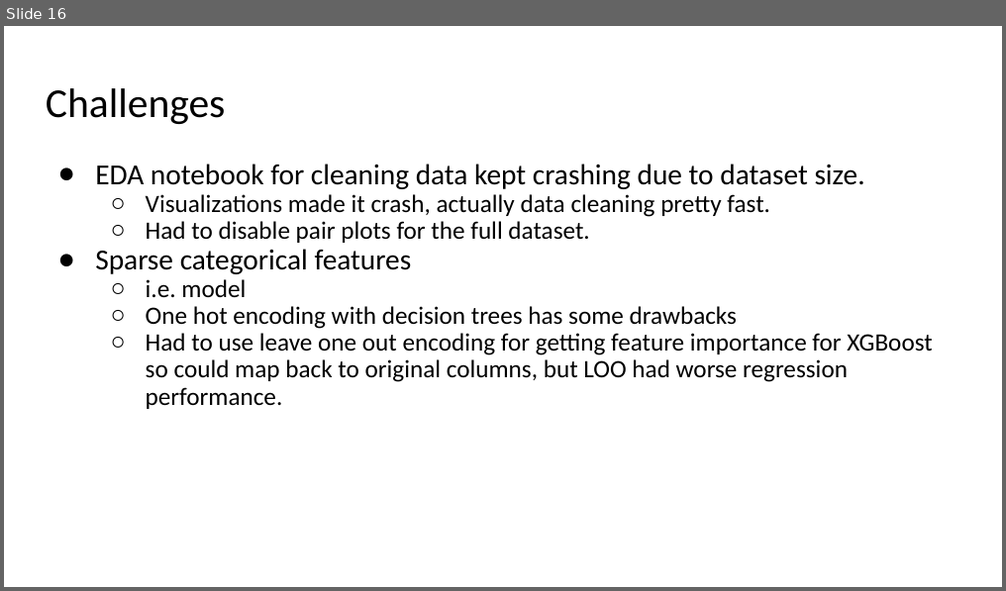
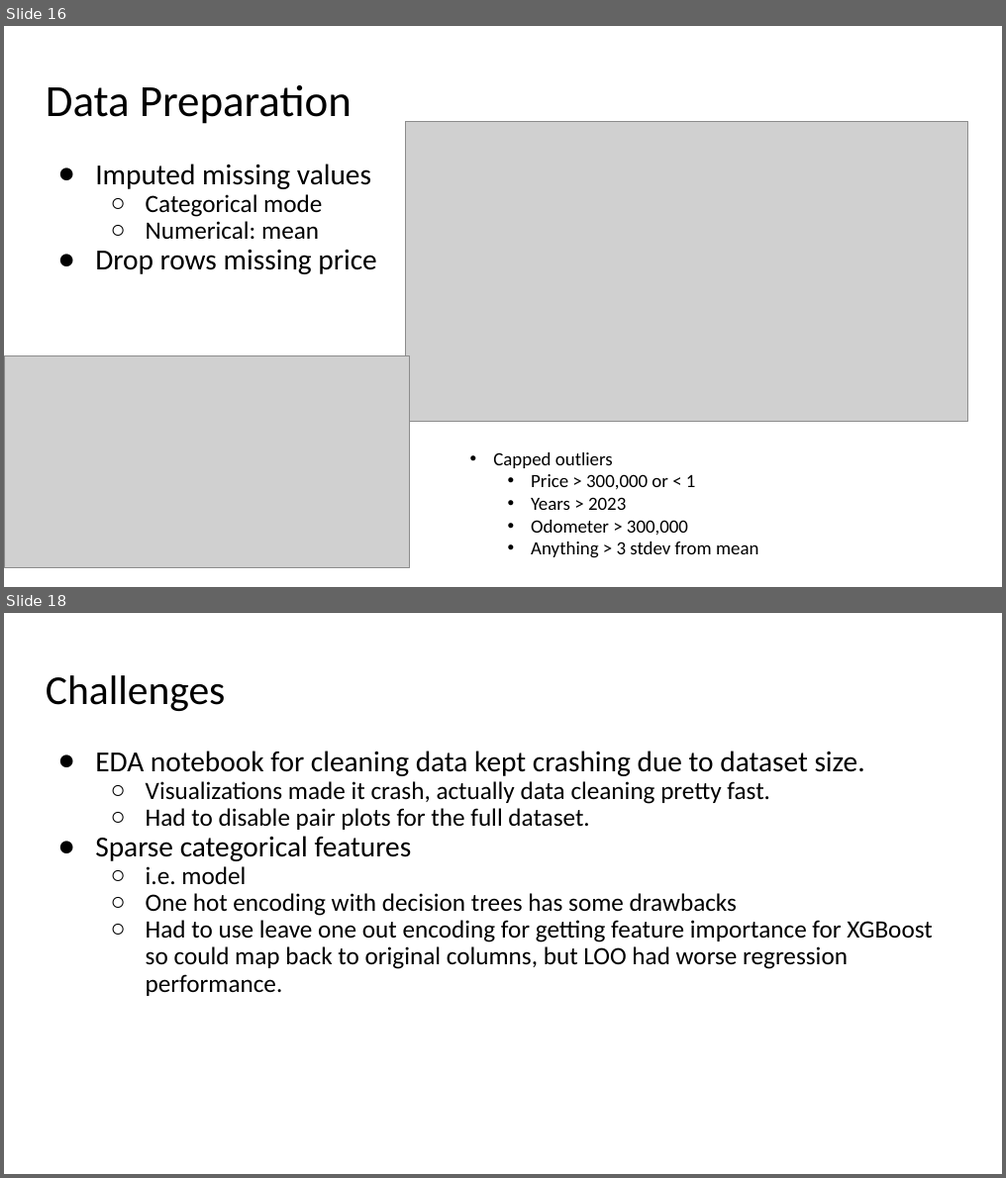
Before and after one commit to ranton256/used_car_sale_price_analysis, a slide deck: DSCI521_rna63_final_project_pres.pptx. Shown one above the other, each under a label of ours: slide 16 before the commit, slides 16 and 18 after it; the slides between them are not shown. The pictures are 1006x591 and 1006x1178 pixels, drawn with LibreOffice and Linux fonts; fonts in the diff are those of the drawing; grey boxes stand for pictures; background and template pictures are left out. Boxes give left, top, right and bottom in pixels: in the first picture for what was removed or moved away, otherwise in the second. Text is boxed around its words. In the diff, an @@ line names an element or a change of style, - is before the commit and + after.

```diff
--- a/DSCI521_rna63_final_project_pres.pptx
+++ b/DSCI521_rna63_final_project_pres.pptx
@@ slide 16 added at (4, 26, 1002, 587), background #FFFFFF @@
@@ text added at (46, 85, 351, 124), 42.9 pt, text #000000 @@
+Data Preparation
@@ picture added at (406, 121, 968, 421) @@
@@ text added at (95, 164, 376, 274), 28 pt, text #000000 @@
+● Imputed missing values
+  ○ Categorical mode
+  ○ Numerical: mean
+● Drop rows missing price
@@ picture added at (4, 356, 410, 569) @@
@@ text added at (493, 453, 758, 559), 18 pt, text #000000 @@
+• Capped outliers
+  • Price > 300,000 or < 1
+  • Years > 2023
+  • Odometer > 300,000
+  • Anything > 3 stdev from mean
@@ what was slide 16 is now slide 18 @@
```
Also in this commit, not shown: 3 slides changed, 5 other slides added, 2 slides removed, 3 other files.
